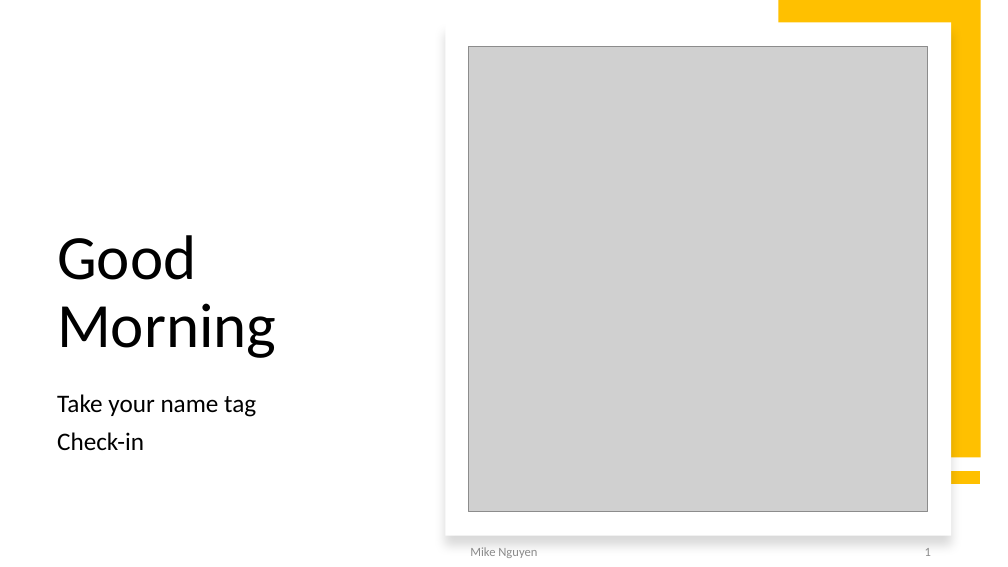
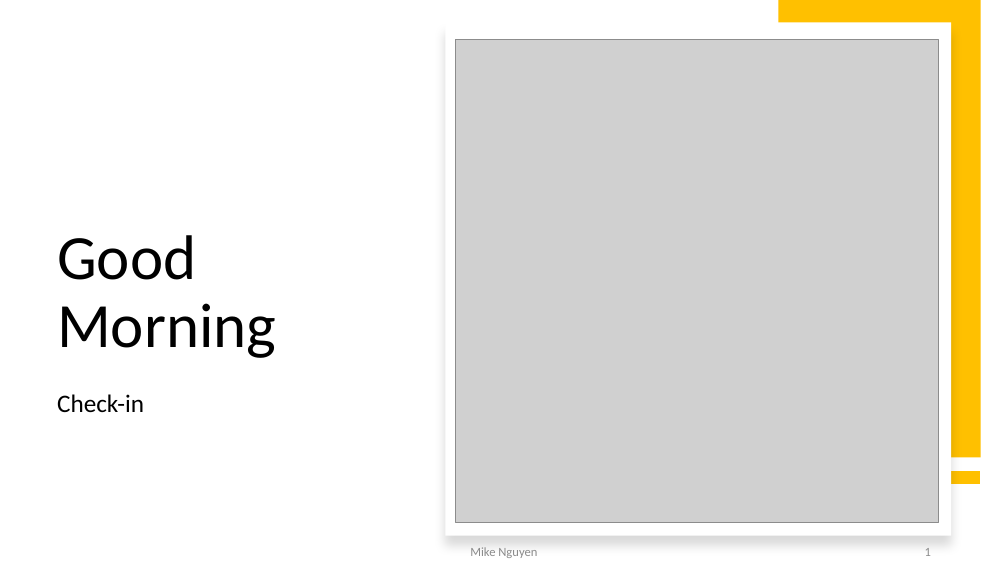
Before and after one commit to mikenguyen13/mar4050_S23_2, a slide deck: slide 1 of lectures/2/1_Marketing Research Process.pptx. Drawn at 1008x567 pixels with LibreOffice and Linux fonts; fonts in the diff are those of the drawing; grey boxes stand for pictures. Boxes give left, top, right and bottom in pixels: in the first picture for what was removed or moved away, otherwise in the second. Text is boxed around its words. In the diff, an @@ line names an element or a change of style, - is before the commit and + after.

```diff
--- a/lectures/2/1_Marketing Research Process.pptx
+++ b/lectures/2/1_Marketing Research Process.pptx
@@ picture: place and size @@
-picture at box(469, 46, 929, 512)
+picture at box(456, 39, 939, 523)
@@ subtitle at box(57, 394, 256, 417): paragraph removed @@
-Take your name tag
```
Also in this commit, not shown: 3 other slides changed, 6 other files.
